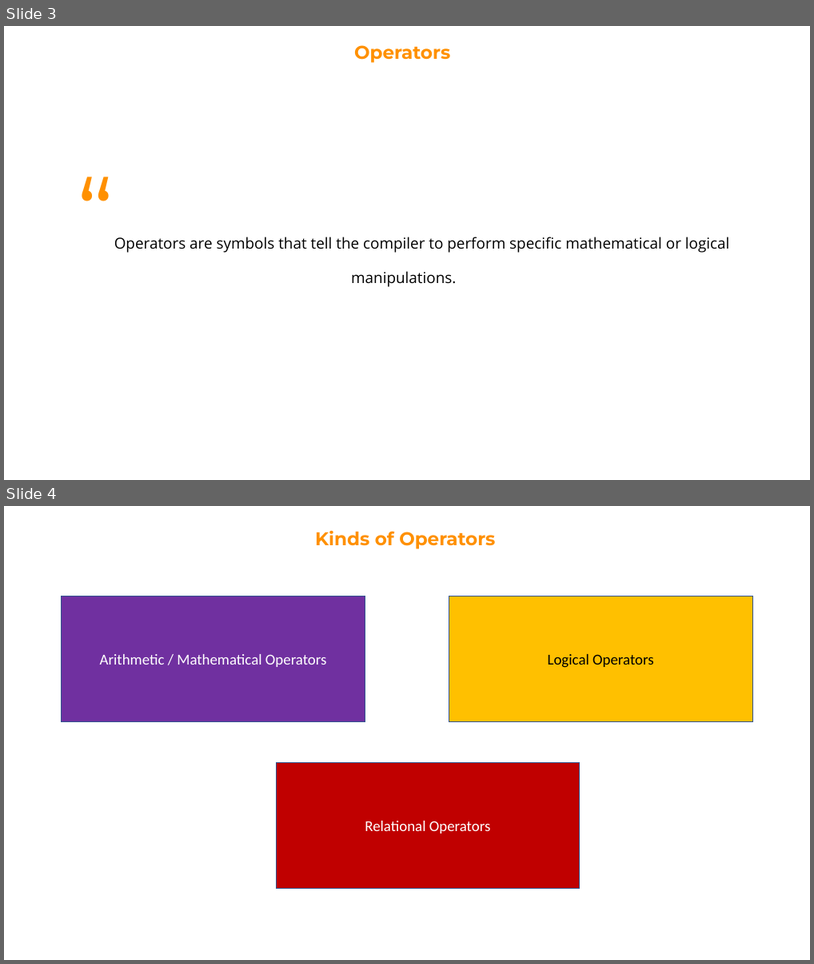
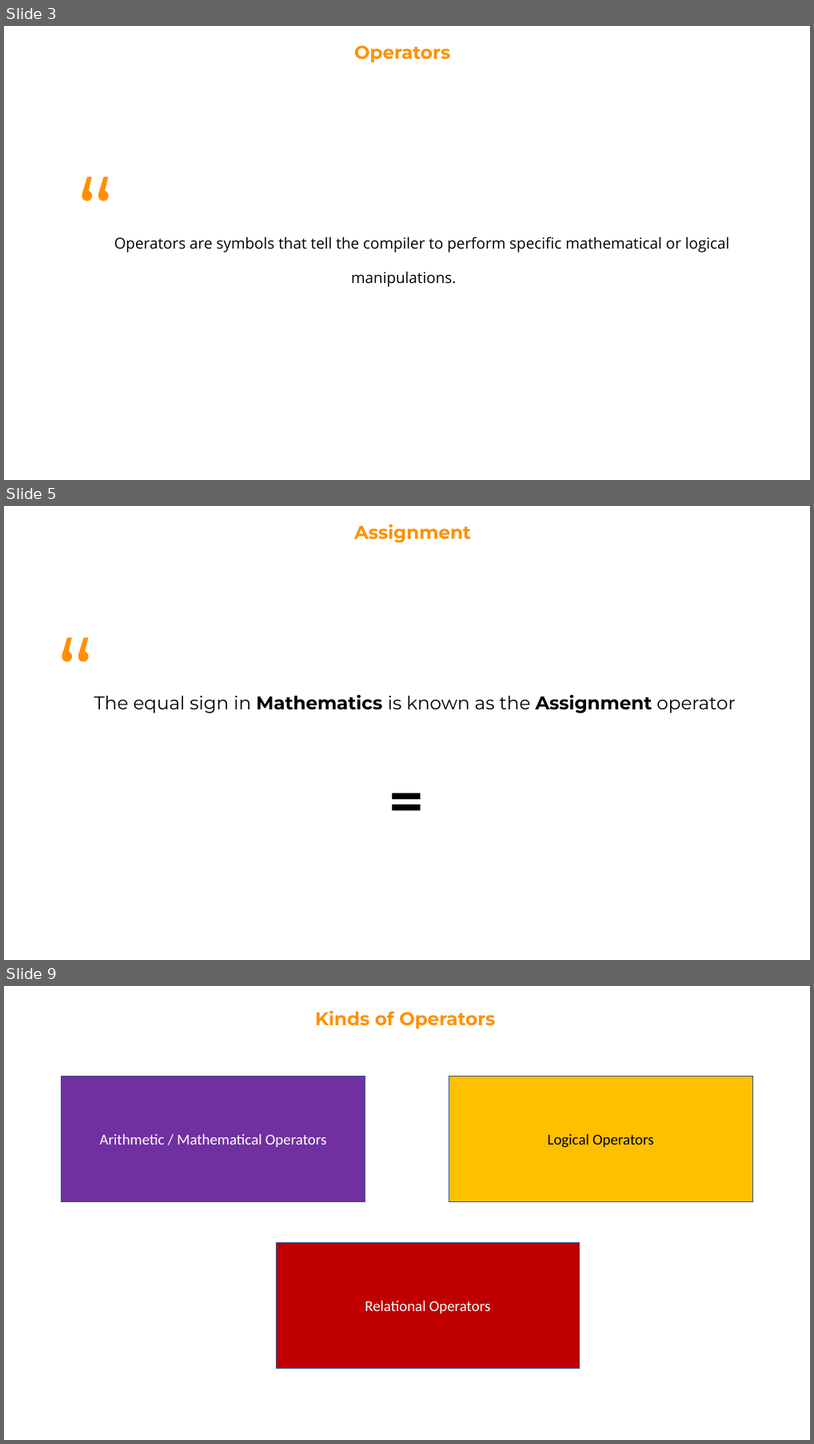
Before and after one commit to Robert-Doe/codeden, a slide deck: 3. Operators.pptx. Shown one above the other, each under a label of ours: slides 3 and 4 before the commit, slides 3, 5 and 9 after it; the slides between them are not shown. The pictures are 814x964 and 814x1444 pixels, drawn with LibreOffice and Linux fonts; fonts in the diff are those of the drawing. Boxes give left, top, right and bottom in pixels: in the first picture for what was removed or moved away, otherwise in the second. Text is boxed around its words. In the diff, an @@ line names an element or a change of style, - is before the commit and + after.

Commit message:
Coding for Kids Slides updated with Assignment and Practice Assignments

```diff
--- a/3. Operators.pptx
+++ b/3. Operators.pptx
@@ slide 5 added at (4, 506, 810, 960), background #FFFFFF @@
@@ text added at (354, 524, 471, 543), 22 pt, text #FF9000, bold @@
+Assignment
@@ text added at (94, 695, 735, 713), 22 pt, text #000000 @@
+“The equal sign in Mathematics is known as the Assignment operator
@@ text added at (385, 753, 430, 840), 80 pt, text #000000, bold @@
+=
@@ what was slide 4 is now slide 9 @@
```
Also in this commit, not shown: 1 slide changed, 4 other slides added, 2 other files.
